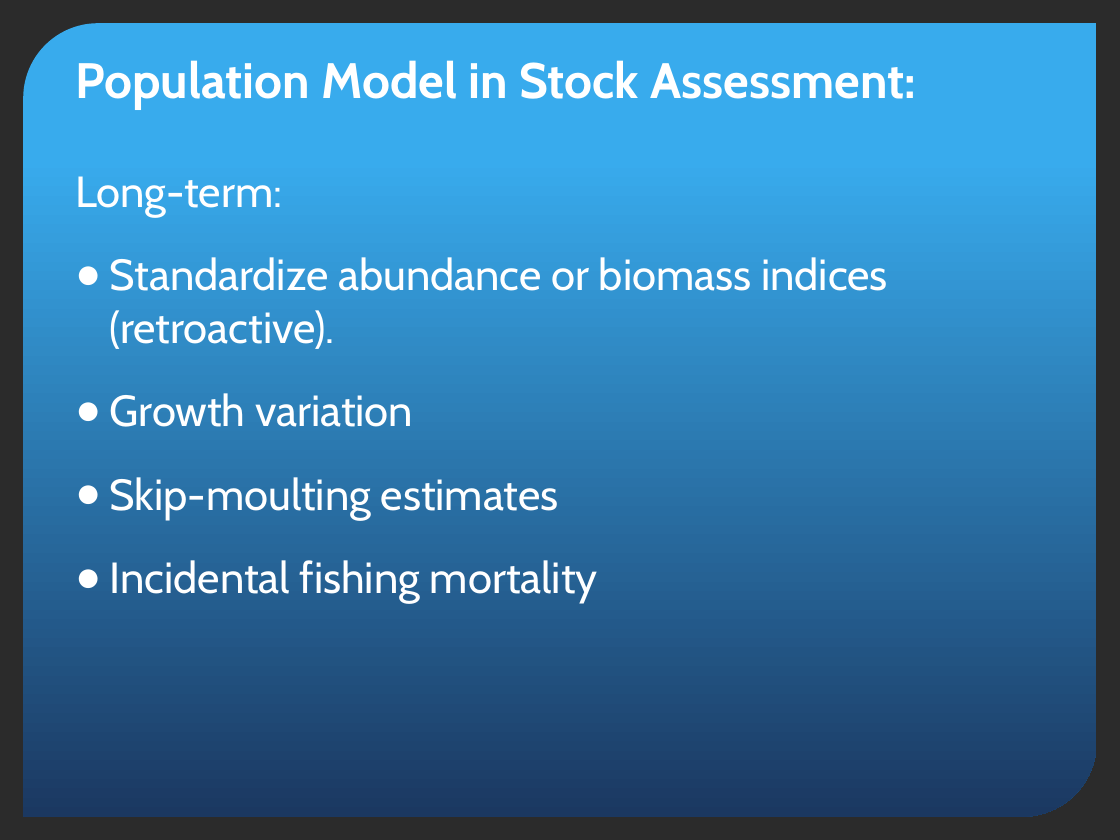
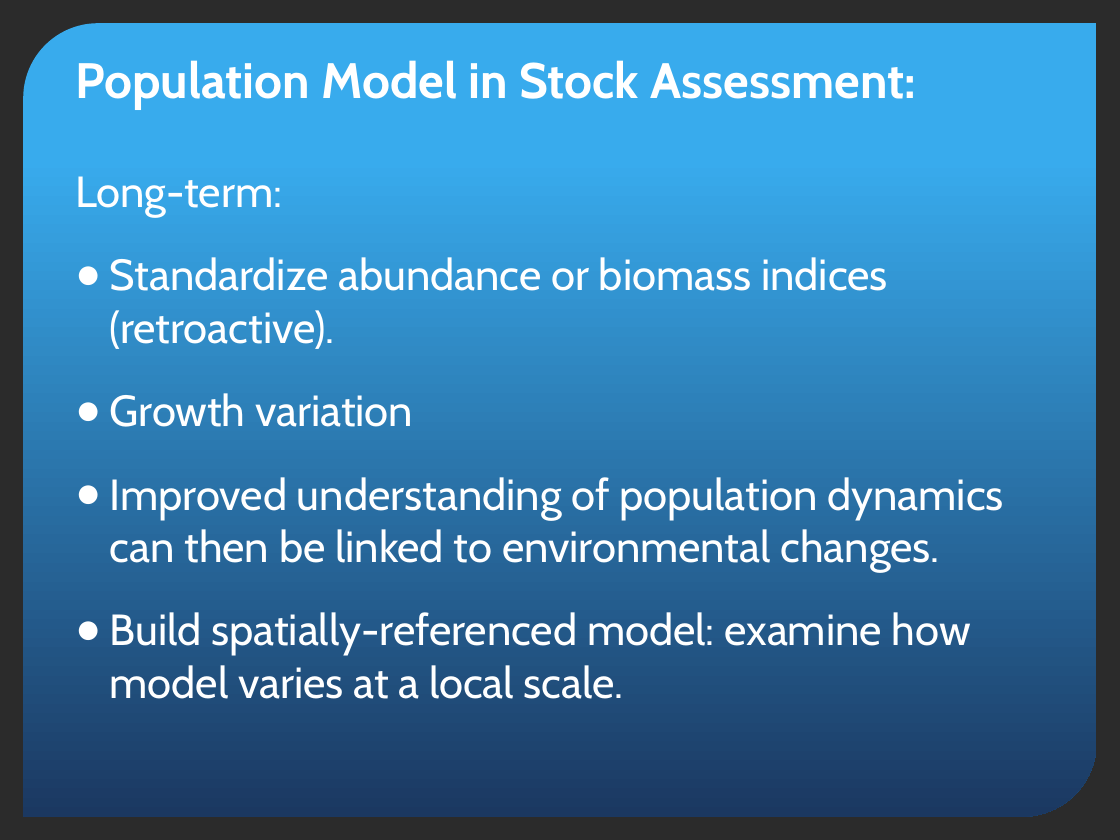
Before and after one commit to TobieSurette/snow-crab-population-dynamics, a slide deck: slide 16 of snow crab/Population Model.pptx (slide 15 before the commit). Drawn at 1120x840 pixels with LibreOffice and Linux fonts; fonts in the diff are those of the drawing; background and template pictures are left out; a plain dark background stands for a picture behind light text. Boxes give left, top, right and bottom in pixels: in the first picture for what was removed or moved away, otherwise in the second. Text is boxed around its words. In the diff, an @@ line names an element or a change of style, - is before the commit and + after.

```diff
--- a/snow crab/Population Model.pptx
+++ b/snow crab/Population Model.pptx
@@ text at (110,477,1004,699): text changed @@
-● Skip-moulting estimates
-● Incidental fishing mortality
+● Improved understanding of population dynamics can then be linked to environmental changes.
+● Build spatially-referenced model: examine how model varies at a local scale.
```
Also in this commit, not shown: 12 other slides changed, 4 slides added, 3 slides removed.
